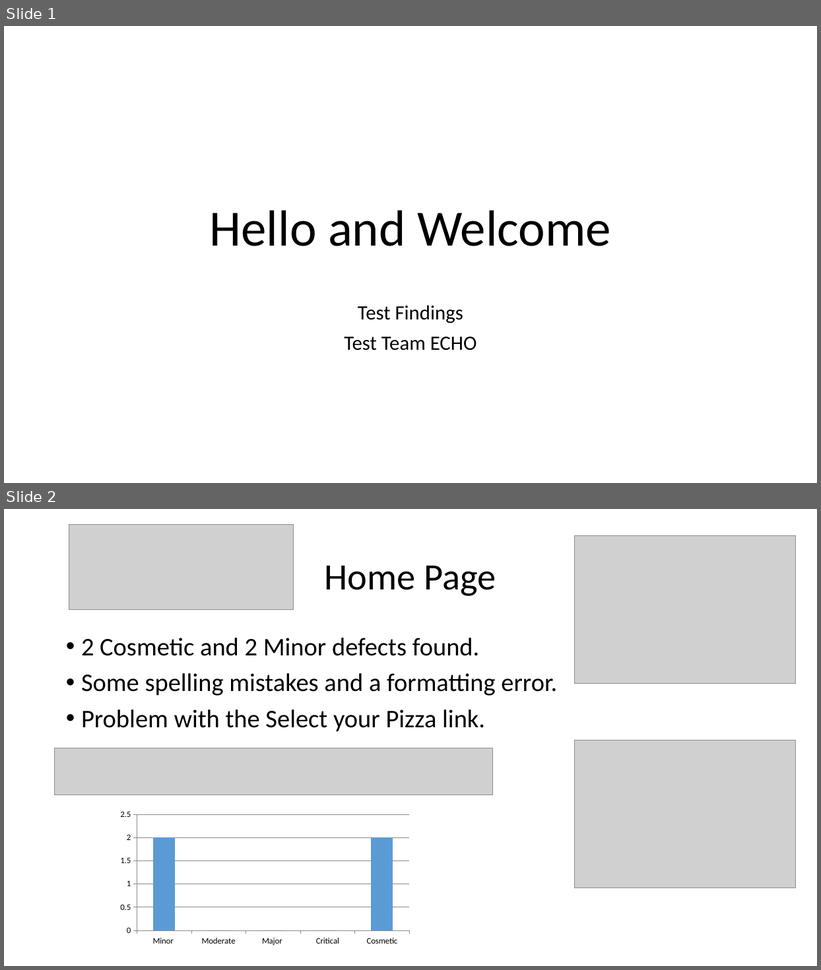
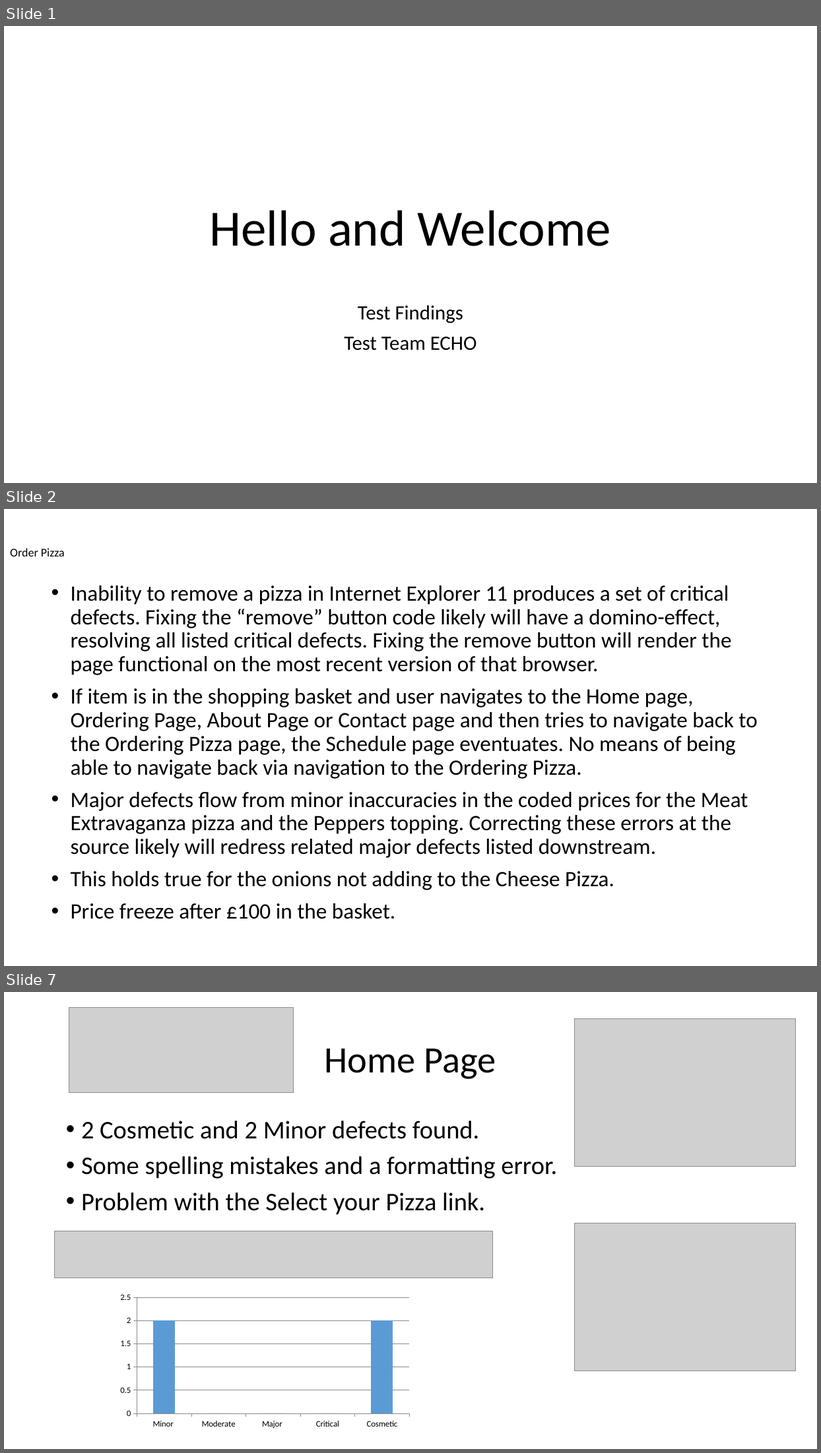
Before and after one commit to KevinOHare/Software-Testing-And-Verification, a slide deck: Presentation/Echo_Presentation.pptx. Shown one above the other, each under a label of ours: slides 1 and 2 before the commit, slides 1, 2 and 7 after it; the slides between them are not shown. The pictures are 821x970 and 821x1453 pixels, drawn with LibreOffice and Linux fonts; fonts in the diff are those of the drawing; grey boxes stand for pictures. Boxes give left, top, right and bottom in pixels: in the first picture for what was removed or moved away, otherwise in the second. Text is boxed around its words. In the diff, an @@ line names an element or a change of style, - is before the commit and + after.

```diff
--- a/Presentation/Echo_Presentation.pptx
+++ b/Presentation/Echo_Presentation.pptx
@@ slide 2 added at (4, 509, 817, 966), background #FFFFFF @@
@@ title added at (10, 548, 65, 557), 14 pt, text #000000 @@
+Order Pizza
@@ text added at (71, 586, 757, 920), 25.9 pt, text #000000 @@
+• Inability to remove a pizza in Internet Explorer 11 produces a set of critical defects. Fixing the “remove” button code likely will have a domino-effect, resolving all listed critical defects. Fixing the remove button will render the page functional on the most recent version of that browser.
+• If item is in the shopping basket and user navigates to the Home page, Ordering Page, About Page or Contact page and then tries to navigate back to the Ordering Pizza page, the Schedule page eventuates. No means of being able to navigate back via navigation to the Ordering Pizza.
+• Major defects flow from minor inaccuracies in the coded prices for the Meat Extravaganza pizza and the Peppers topping. Correcting these errors at the source likely will redress related major defects listed downstream.
+• This holds true for the onions not adding to the Cheese Pizza.
+• Price freeze after £100 in the basket.
@@ what was slide 2 is now slide 7 @@
```
Also in this commit, not shown: 4 other slides added, 1 slide removed.
